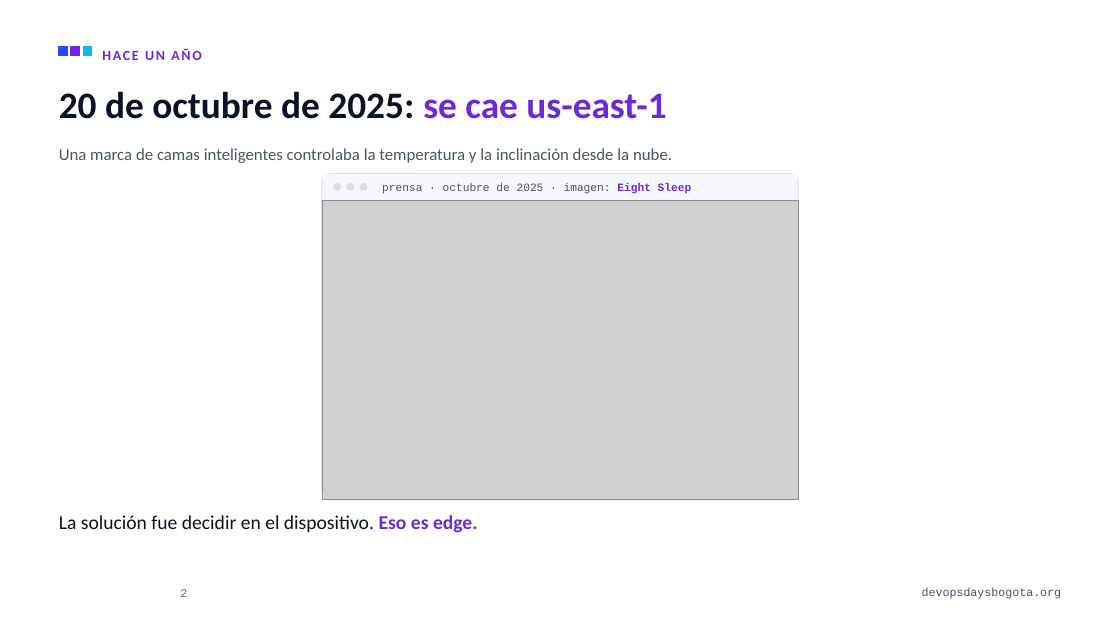
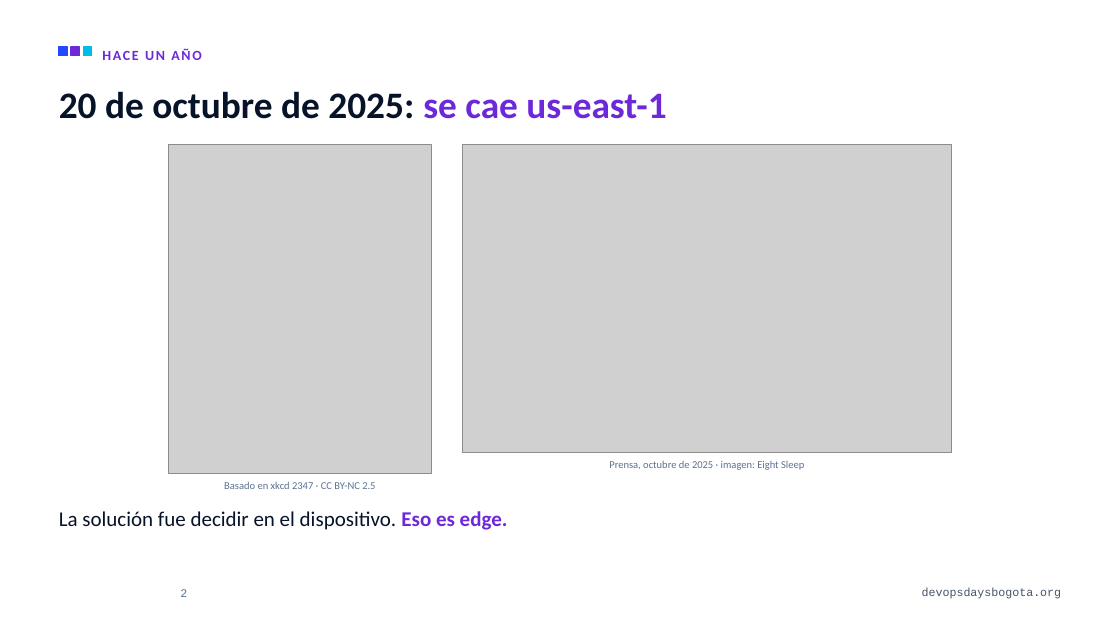
Before and after one commit to alejandro945/mlops-a-ciegas, a slide deck: slide 2 of talk/MLOps-a-ciegas-DevOpsDays-Bogota-2026.pptx. Drawn at 1120x630 pixels with LibreOffice and Linux fonts; fonts in the diff are those of the drawing; grey boxes stand for pictures; background and template pictures are left out. Boxes give left, top, right and bottom in pixels: in the first picture for what was removed or moved away, otherwise in the second. Text is boxed around its words. In the diff, an @@ line names an element or a change of style, - is before the commit and + after.

```diff
--- a/talk/MLOps-a-ciegas-DevOpsDays-Bogota-2026.pptx
+++ b/talk/MLOps-a-ciegas-DevOpsDays-Bogota-2026.pptx
@@ text removed at box(59, 148, 672, 163) @@
-Una marca de camas inteligentes controlaba la temperatura y la inclinación desde la nube.
@@ picture added at box(169, 145, 432, 474) @@
@@ picture: place and size @@
-picture at box(322, 200, 798, 500)
+picture at box(462, 145, 952, 453)
@@ group removed at box(322, 174, 798, 500): 4 rounded rectangles, 1 rectangle @@
@@ text "Prensa, octubre de 2025 · ..." at box(609, 461, 804, 470): vertical alignment middle to top @@
@@ text at box(609, 461, 804, 470): text changed; size 9.6 to 9 pt; font Courier New to Calibri; text colour #475569 to #5C7290 @@
-prensa · octubre de 2025 · imagen: Eight Sleep
+Prensa, octubre de 2025 · imagen: Eight Sleep
@@ text "La solución fue decidir en ..." at box(59, 511, 508, 530): size 16.8 to 18 pt @@
@@ text added at box(224, 482, 375, 489), 9 pt, text #5C7290 @@
+Basado en xkcd 2347 · CC BY-NC 2.5
```
Also in this commit, not shown: 7 other files.
